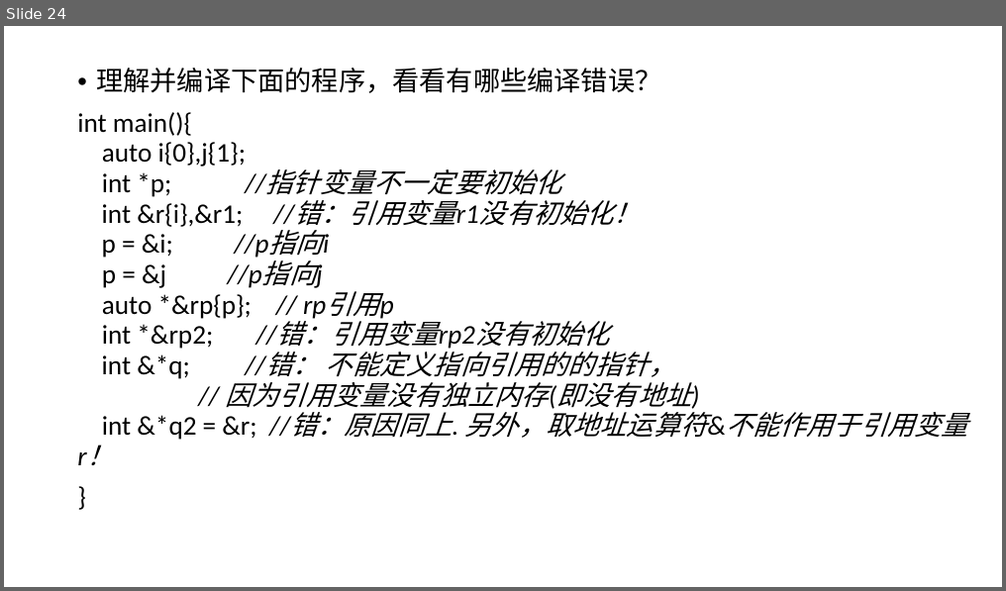
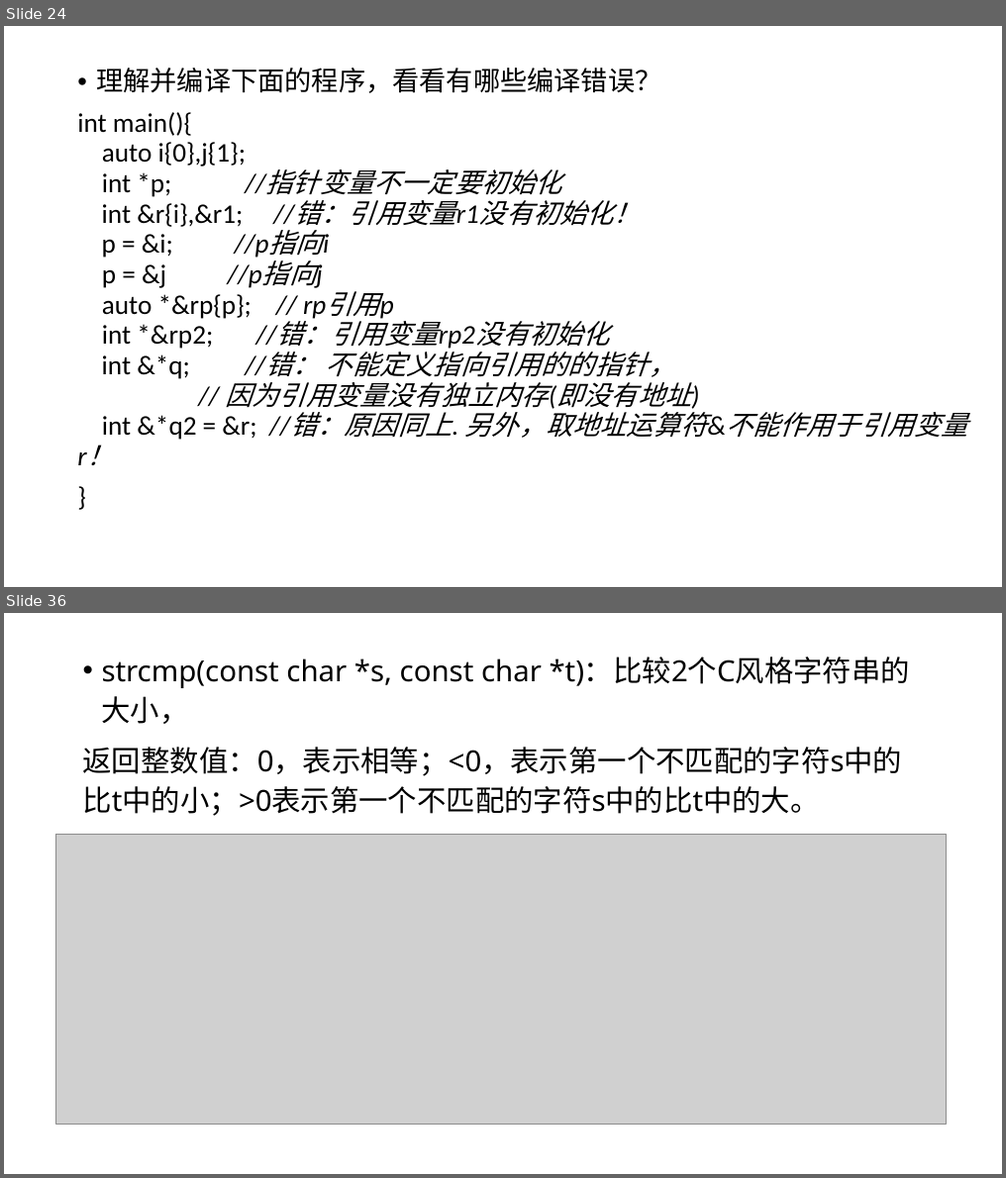
Before and after one commit to hwdong-net/cplusplus17, a slide deck: ppt/第5章 复合类型.pptx. Shown one above the other, each under a label of ours: slide 24 before the commit, slides 24 and 36 after it; the slides between them are not shown. The pictures are 1006x591 and 1006x1178 pixels, drawn with LibreOffice and Linux fonts; fonts in the diff are those of the drawing; grey boxes stand for pictures. Boxes give left, top, right and bottom in pixels: in the first picture for what was removed or moved away, otherwise in the second. Text is boxed around its words. In the diff, an @@ line names an element or a change of style, - is before the commit and + after.

```diff
--- a/ppt/第5章 复合类型.pptx
+++ b/ppt/第5章 复合类型.pptx
@@ slide 36 added at bbox=[4, 613, 1002, 1174], background #FFFFFF @@
@@ text added at bbox=[83, 657, 910, 816], 28 pt, text #000000 @@
+• strcmp(const char *s, const char *t)：比较2个C风格字符串的大小，
+返回整数值：0，表示相等；<0，表示第一个不匹配的字符s中的比t中的小；>0表示第一个不匹配的字符s中的比t中的大。
@@ picture added at bbox=[55, 834, 946, 1124] @@
```
Also in this commit, not shown: 25 other slides added.
